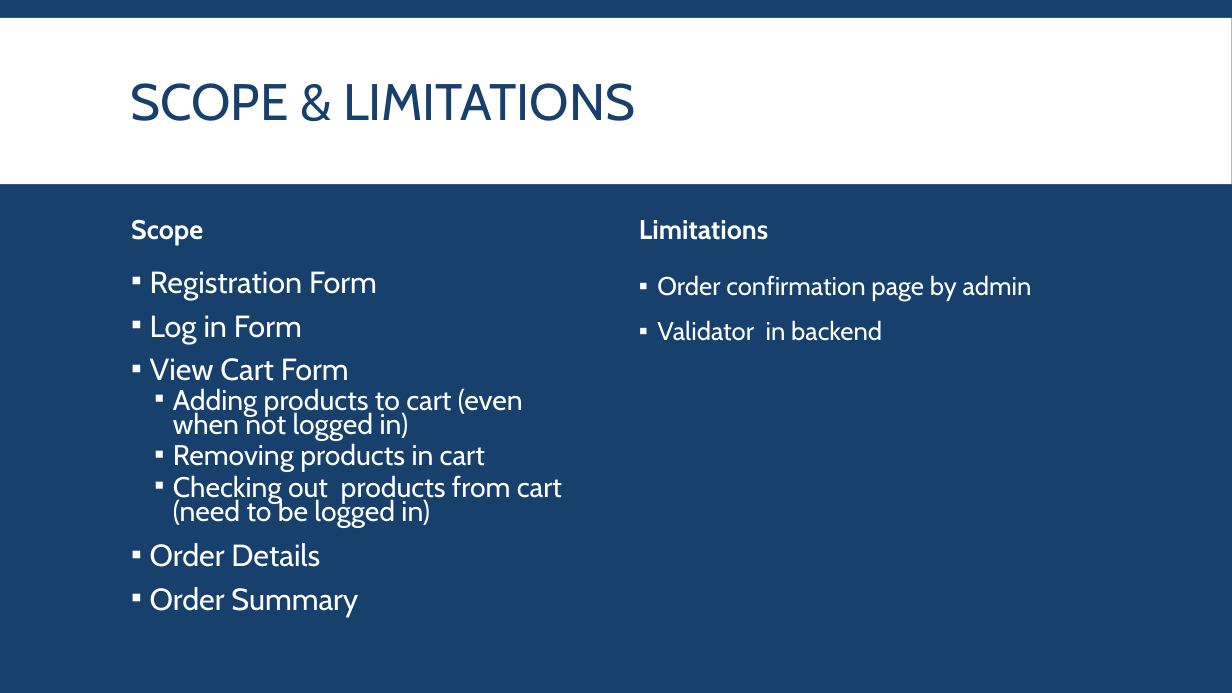
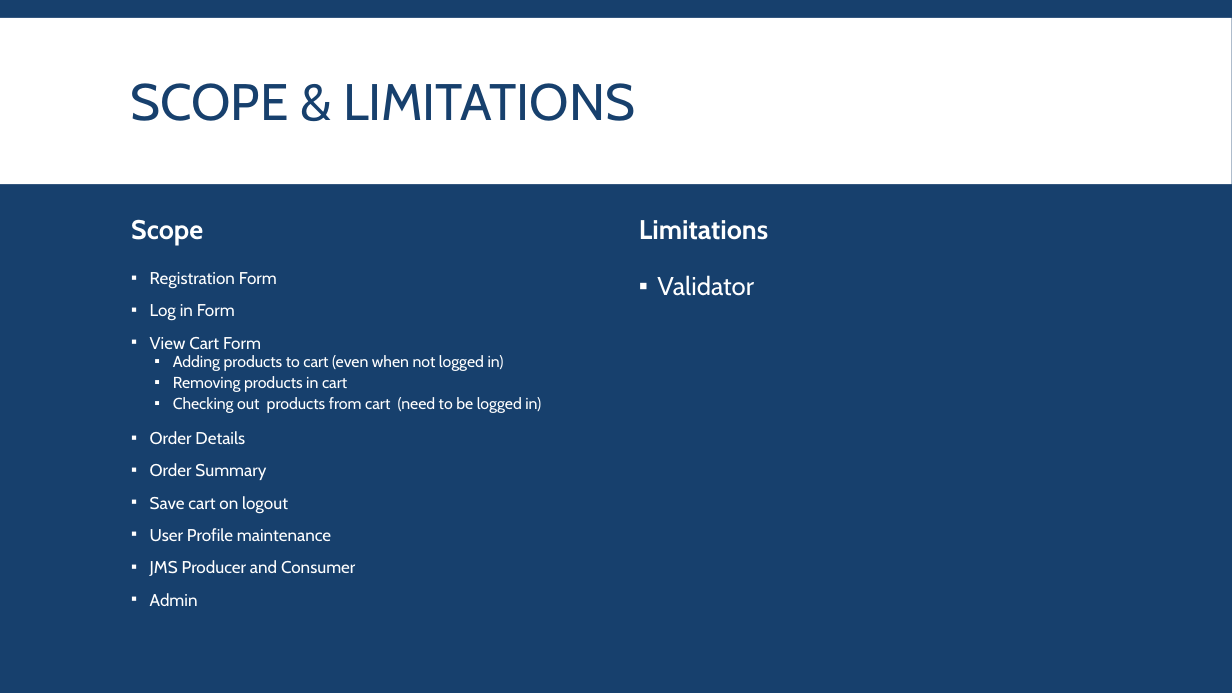
Before and after one commit to MNLBC/Group3Projects, a slide deck: slide 4 of W6 Project/KanenOnlineShopping(1).pptx. Drawn at 1232x693 pixels with LibreOffice and Linux fonts; fonts in the diff are those of the drawing. Boxes give left, top, right and bottom in pixels: in the first picture for what was removed or moved away, otherwise in the second. Text is boxed around its words. In the diff, an @@ line names an element or a change of style, - is before the commit and + after.

```diff
--- a/W6 Project/KanenOnlineShopping(1).pptx
+++ b/W6 Project/KanenOnlineShopping(1).pptx
@@ text at <box>150,272,541,480</box>: size 23.8 to 13.3 pt in "Registration Form", "Log in Form", "View Cart Form", "Order Details" and 1 more places; size 22.1 to 12.3 pt in "Adding products to cart (even when not ...", "Removing products in cart", "Checking out products from cart (need to ..." @@
@@ text at <box>657,275,754,296</box>: text changed @@
-▪ Order confirmation page by admin
-▪ Validator in backend
+▪ Validator
@@ text at <box>150,496,355,606</box>: paragraphs added @@
+▪ Save cart on logout
+▪ User Profile maintenance
+▪ JMS Producer and Consumer
+▪ Admin
```
Also in this commit, not shown: 3 other slides changed, 7 other files.
